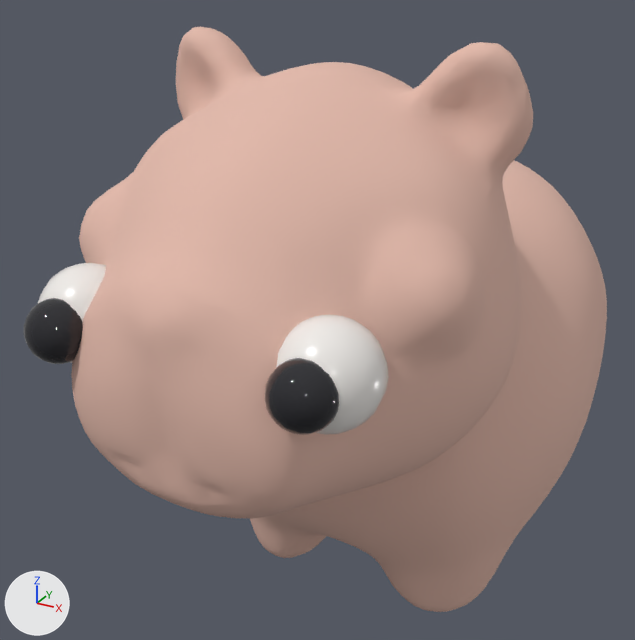
Before and after pictures for a commit that changed the glTF model capy-village/public/capy_idle.glb.
Before and after are seen from a 50 mm lens placed at (0.874, -2.022, 0.931), pointed at (-0.171, -0.122, -0.019). Lighting does not change. The marker at lower left points along +X, +Y and +Z. The older version comes first. Vertices at exactly the same position are counted once.

Objects in the first picture: 'capy_mesh'.
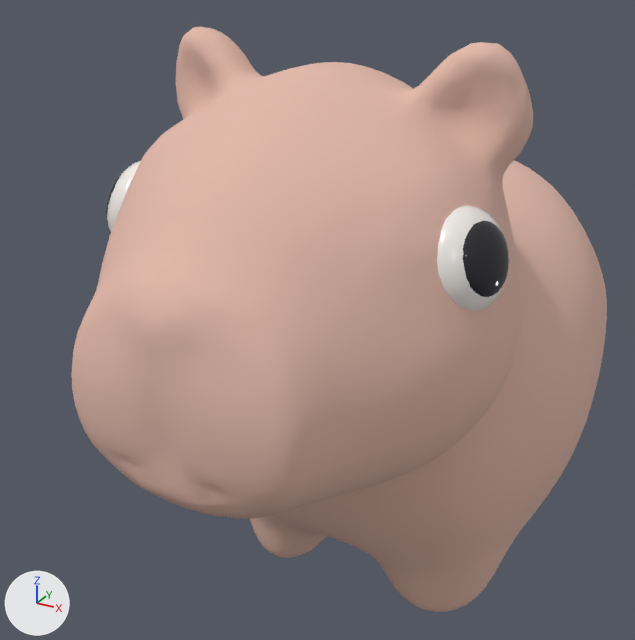
Commit message: feat: update capy eyes from hand-sculpted blend file

Pixel boxes [x1, y1, x2, y2] of what changed, in the pictures (635 x 640 px; the box of a moved part takes in the faces that stretch with it):
'capy_mesh', reshaped (8% narrower)
    before: [24, 27, 607, 612]
    after: [71, 27, 607, 612]
part 1 of me_capy_geometry, deleted
    before: [38, 263, 106, 363]
part 2 of me_capy_geometry, moved or reshaped
    before: [293, 168, 501, 395]
    after: [311, 168, 501, 405]
part 3 of me_capy_geometry, moved or reshaped
    before: [24, 149, 153, 364]
    after: [97, 149, 153, 287]

The change, as a diff of the scene's bpy script:
```diff
--- a/capy-village/public/capy_idle.glb.py
+++ b/capy-village/public/capy_idle.glb.py
@@ me_capy_geometry @@
 # used by ob_capy_mesh; location = (-0.001, 0.264, -0.641)
-me_capy_geometry.from_pydata(...)  # 5534 vertices, 11048 faces; spans x -0.52..0.52, y -1.28..0.71, z -0.11..1.39
+me_capy_geometry.from_pydata(...)  # 5533 vertices, 11046 faces; spans x -0.52..0.52, y -1.27..0.71, z -0.11..1.39
+# me_capy_geometry part 1: the loose piece of 178 vertices spanning x -0.36..-0.16, y -1.23..-1.03, z 0.8..1.0 is deleted
+# me_capy_geometry part 2: 425 vertices moved from x 0.16..0.43, y -1.28..-0.76, z 0.81..1.14 to x 0.24..0.45, y -1.1..-0.72, z 0.87..1.14; 48 vertices removed from x 0.23..0.33, y -1.23..-0.92, z 0.8..1.11; 47 vertices added at x 0.32..0.44, y -0.93..-0.77, z 0.93..1.12
+# me_capy_geometry part 3: 111 vertices moved from x -0.43..-0.21, y -1.19..-0.81, z 0.85..1.14 to x -0.43..-0.21, y -1.08..-0.8, z 0.85..1.14; 177 vertices removed from x -0.32..-0.2, y -1.28..-1.15, z 0.84..0.96; 355 vertices added at x -0.45..-0.31, y -0.92..-0.72, z 0.93..1.12
 me_capy_geometry.materials.append(mat_mat_fur)
```
